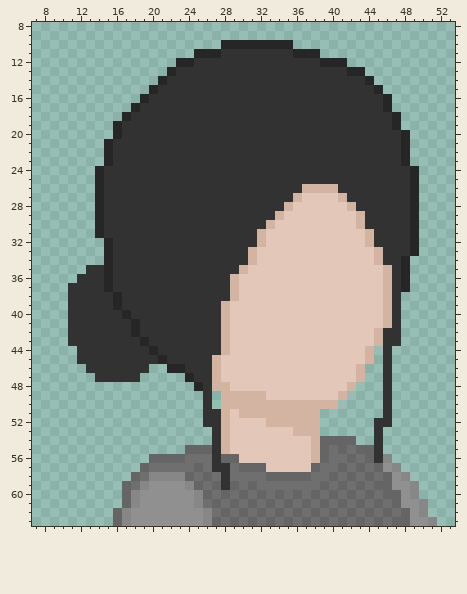
Pixel-art sprite: sprites/char_1_portraits/char_1_portrait.png. The first picture shows the starting point.
The file is 320x320 pixels, drawn in blocks of 5x5; one block is one cell here. Shown: x 7..53, y 8..63.
After:
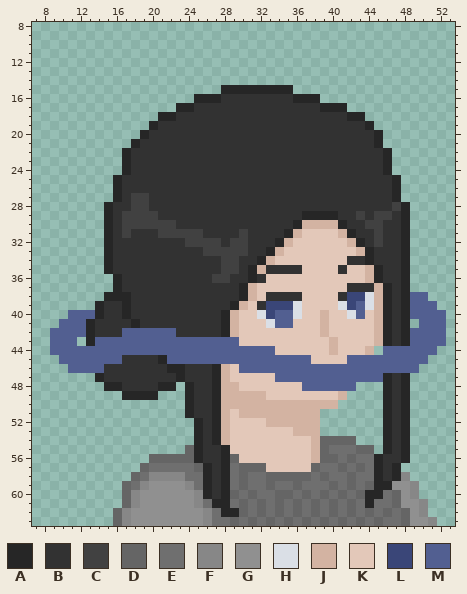
Palette (. is transparent): A #262626  B #323232  C #414141  D #656565  E #6f6f6f  F #878787  G #909090  H #dadfe6  J #d3b3a2  K #e3c8b9  L #3a4678  M #525f91
Commit: Finished char_1 neutral expression portrait
Difference:
Changed rows in their new state; - is an unchanged pixel.
first column x 9:
10 -------------------........-----------------
11 ----------------..............--------------
12 --------------...................-----------
13 -------------......................---------
14 ------------........................--------
15 -----------........AAAAAAAA..........-------
16 ----------......AAA--------AAA........------
17 ---------.....AA--------------AAA.....------
18 --------....AA-------------------AA....-----
19 -------....A-----------------------A...-----
20 -------...A-------------------------A...----
21 ------...A--------------------------A...----
22 ------..A----------------------------A..----
23 ------..A----------------------------A..----
24 -----...A----------------------------A...---
25 -----..A------------------------------A..---
26 -----..A--------------------BBBB------A..---
27 -----..A-CC----------------BBBBBB-----A..---
28 -----.A--CC---------------BBBBBBBB----CA.---
29 -----.A-CCCC-------------BBBAAAABBC-CC-A.---
30 -----.A-CCCCCC----------BBBAJJJJABBCC--A.---
31 -----.A-C---CCCCC----C-BBBAJ----JABBC--A.---
32 ---------------CCCC-CC-BBAJ------JABC--A.---
33 -----------------CCCCCBBAJ--------JAB--A.---
34 -------------------CC-BAJ--------BBAB-------
35 ----..-------------CCBAJBBBB----B--JAB------
36 ---....A----------CCBBAB-----------JAB------
37 --.....A------------BAJ----------BBBJA------
38 --....A-A-----------BAJ-BBBB----BLLHJA-AMM--
39 --...A-BA----------BAJ-BLLLH----HLMHJA-AMMM-
40 --MMMA-------------AJ--HLMMH--J--HM-JA-AMMMM
41 -MMMA--------------AJ---HMM---J-----JA-A-MMM
42 MMMMA---MMMMMM-----AJ---------J------A-AMMMM
43 MMM.AMMMMMMMMMMMMMMMM----------J-----A-AMMMM
44 MMMMMMMMMMMMMMMMMMMMMMMMM------J-----MMMMMM-
45 -MMMMMMM-----MMMMMMMMMMMMMMMM----MMMMMMMMM--
46 --MMMM-----BB-----AJ-MMMMMMMMMMMMMMMMMMMM---
47 -----A----BBBBAB--AJ-----MMMMMMMMMMMMABA----
48 ------AABBBBAA-AB-A-J-------MMMMMM---ABA----
49 --------AAAA---AB-A------------------ABA----
50 ---------------AB-A------------------ABA----
51 ---------------AB-A------------------ABA----
52 ----------------A-A-----------------.ABA----
53 ----------------ABA-----------------.ABA----
54 ----------------ABA-----------------.ABA----
55 ----------------AB-A------------E---.ABA----
56 ---------------DAB-A-----------D---EABBA----
57 -----------------A-A----------------ABA-----
58 ---------------E-ABA-D--------DE---EABA-----
59 ----------------EABAEDE-D--D--EDEDEDAA------
60 -----------------ABADEDE--DEDEDEDEDAAE------
61 ------------------AAEDEDEDEDEDEDEDEAE-------
62 -------------------AA-----------------------
63 ------------------E-------------------E-----
